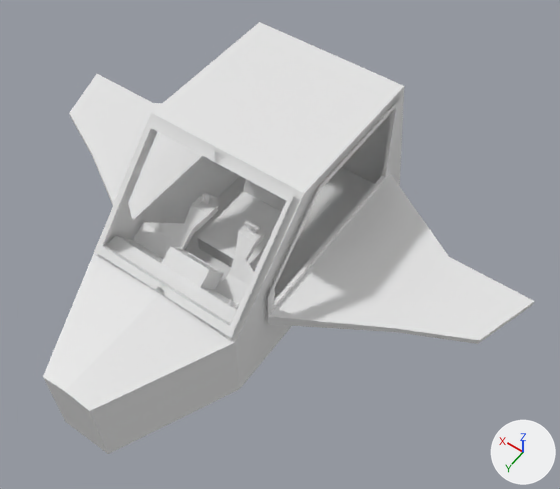
Renders of the glTF model assets/models/ship/ship.glb from each side of a commit.
One viewpoint serves both versions: a 50 mm camera at (-3.18, 3.91, 6.34) aimed at (-0.53, 0.2, 0.5). Lighting does not change. The marker at lower right points along +X, +Y and +Z. Where no turn or scale is listed for an object, it has been applied to the vertices. Vertices at the same position are counted once.

Before the edit, the objects in view are built like this:
```python
me_cube = bpy.data.meshes.new('Cube')
me_cube.from_pydata(...)  # 148 vertices, 292 faces; spans x -0.81..0.81, y -0.91..0.23, z -0.38..0.63
me_cube_003 = bpy.data.meshes.new('Cube.003')
me_cube_003.from_pydata(...)  # 24 vertices, 44 faces; spans x -1.0..1.0, y -0.42..1.0, z -3.36..6.02
me_cube_004 = bpy.data.meshes.new('Cube.004')
me_cube_004.from_pydata(...)  # 93 vertices, 160 faces; spans x -2.77..2.77, y -1.51..2.72, z -0.37..1.53
ob_console = bpy.data.objects.new('Console', me_cube)
ob_console.location = (0.0, 1.081, 0.0)
ob_cube_001 = bpy.data.objects.new('Cube.001', me_cube_003)
ob_cube_001.location = (0.0, -0.217, 0.151)
ob_cube_001.scale = (0.314, 0.658, 0.164)
ob_cube_002 = bpy.data.objects.new('Cube.002', me_cube_004)
ob_cube_002.location = (0.0, -0.217, 0.0)
```
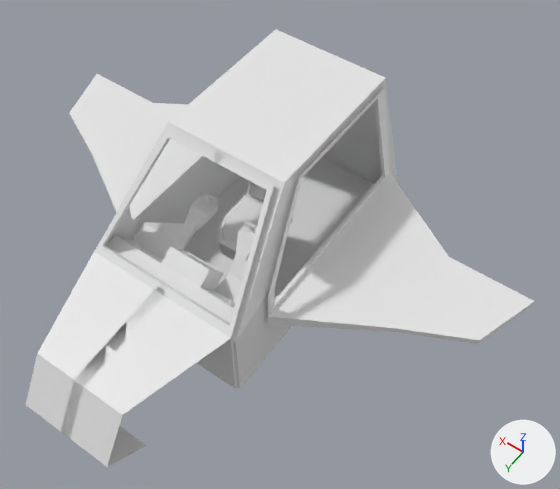
Boxes [x1, y1, x2, y2] around the edits, measured in the pictures (560 x 489 px; the box of a moved part takes in the faces that stretch with it):
'Cube.002', reshaped
    before: [43, 22, 534, 454]
    after: [25, 29, 534, 467]
'Cube.001', reshaped, rescaled
    before: [197, 179, 286, 271]
    after: [219, 181, 292, 260]
part 1 of me_cube_003, built on
    before: [197, 179, 286, 271]
    after: [219, 181, 267, 260]
part 2 of me_cube_004, moved or reshaped
    before: [43, 22, 404, 454]
    after: [25, 29, 398, 467]

Patch to the scene script:
```diff
--- a/assets/models/ship/ship.glb.py
+++ b/assets/models/ship/ship.glb.py
@@ mat_ship @@
+mat_ship = principled_material('Ship')
+mat_ship.base_color = (0.8, 0.8, 0.8)  # white #e7e7e7
@@ mat_chair @@
+mat_chair = principled_material('Chair')
+mat_chair.base_color = (0.8, 0.8, 0.8)  # white #e7e7e7
@@ me_cube_003 @@
 # used by ob_cube_001; location = (0.0, -0.217, 0.151); scale = (0.314, 0.658, 0.164)
-me_cube_003.from_pydata(...)  # 24 vertices, 44 faces; spans x -1.0..1.0, y -0.42..1.0, z -3.36..6.02
+me_cube_003.from_pydata(...)  # 66 vertices, 128 faces; spans x -1.0..1.0, y -0.42..0.87, z -3.36..6.02
+# me_cube_003 part 1
+# 4 vertices are removed from x -1.0..1.0, y 1.0, z -0.54..0.54
+# 16 faces are deleted
+# 40 vertices are added at x -1.0..1.0, y -0.3..0.87, z -0.54..5.92
+# 6 new vertices lie (0.0, 0.0, 1.08) away from vertices in x -0.84..0.84, y 0.6..0.87, z -0.54
+# 100 new faces join them
+me_cube_003.materials.append(mat_chair)  # white #e7e7e7
@@ me_cube_004 @@
 # used by ob_cube_002; location = (0.0, -0.217, 0.0)
-me_cube_004.from_pydata(...)  # 93 vertices, 160 faces; spans x -2.77..2.77, y -1.51..2.72, z -0.37..1.53
+me_cube_004.from_pydata(...)  # 99 vertices, 160 faces; spans x -2.77..2.77, y -1.51..2.88, z -0.37..1.53
+# me_cube_004 part 2
+# 6 vertices are removed from x -0.27..0.27, y 2.72, z -0.37..0.55
+# 12 faces are deleted
+# 9 vertices in x -0.88..-0.75, y -1.15..0.58, z 1.41..1.51 move by (0.2, 0.0, 0.0)
+# 9 vertices in x 0.75..0.88, y -1.15..0.58, z 1.41..1.51 move by (-0.2, 0.0, 0.0)
+# 4 vertices move from x -0.79..0.79, y 0.56..0.62, z 1.47..1.53 to x -0.58..0.58, y 0.56..0.62, z 1.47..1.53
+# 6 vertices are added at (-0.5, 2.88, -0.01), (-0.5, 2.58, 0.46), (-0.5, 2.46, -0.37), (-0.06, 2.88, -0.01), (-0.06, 2.58, 0.46), (-0.06, 2.46, -0.37)
+# 6 new vertices lie (0.56, 0.0, 0.0) away from vertices in x -0.5..-0.06, y 2.46..2.88, z -0.37..0.46
+# 12 new faces join them
+me_cube_004.materials.append(mat_ship)  # white #e7e7e7
@@ ob_cube_001 @@
 ob_cube_001.location = (0.0, -0.217, 0.151)
-ob_cube_001.scale = (0.314, 0.658, 0.164)
+ob_cube_001.scale = (0.264, 0.658, 0.164)
```
